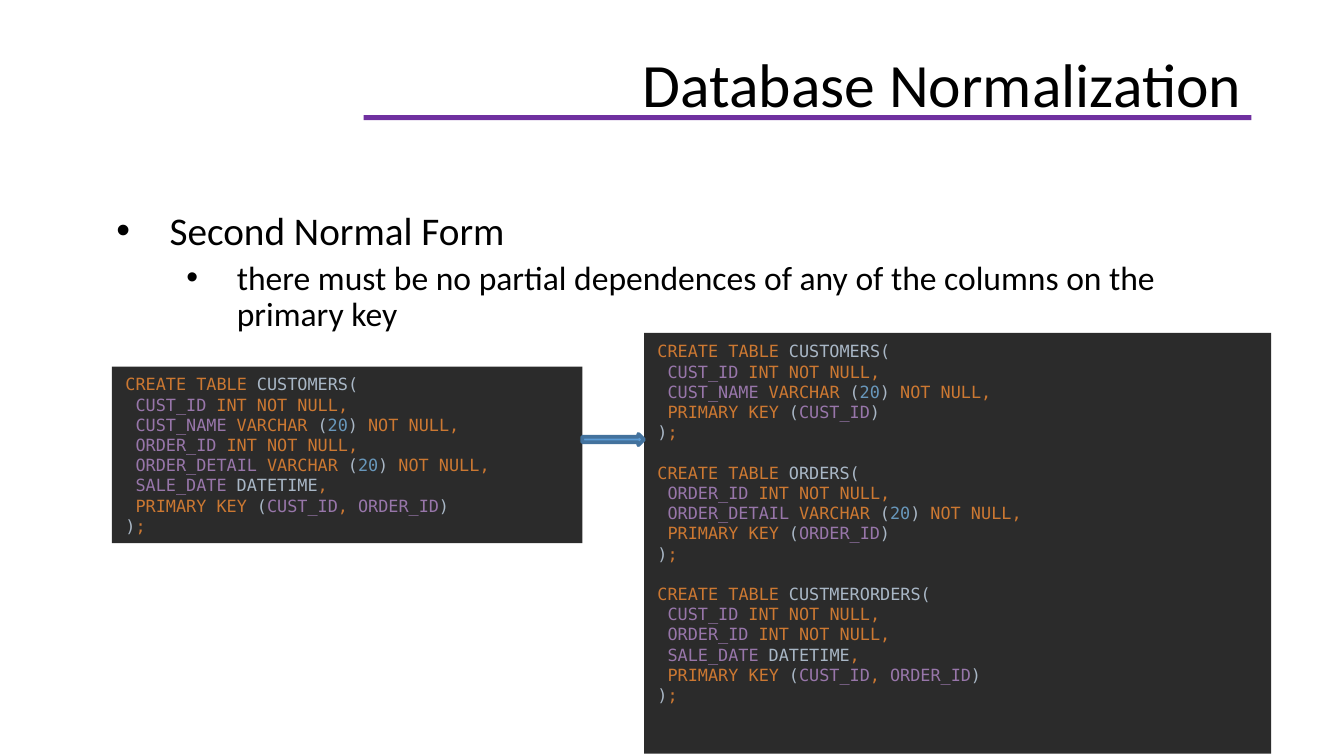
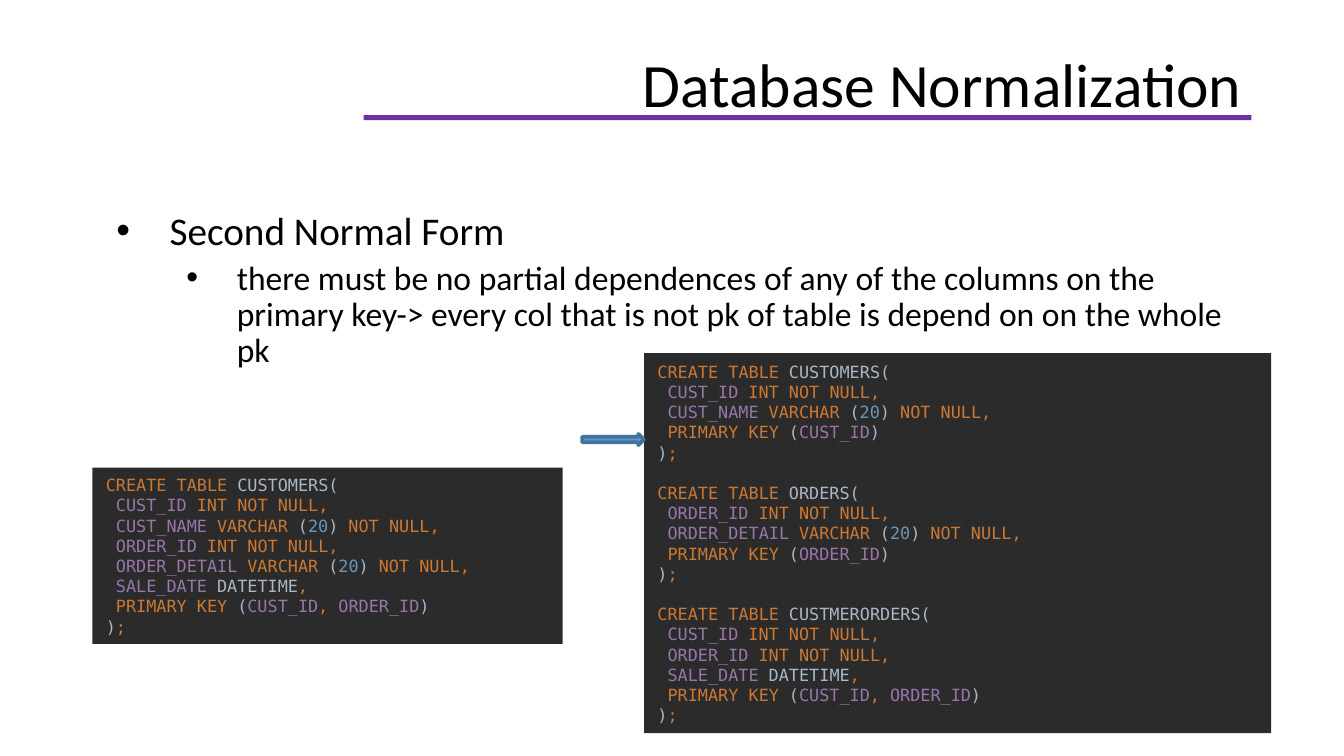
Before and after one commit to helenhash/database-training, a slide deck: slide 39 of database.pptx (slide 28 before the commit). Drawn at 1344x756 pixels with LibreOffice and Linux fonts; fonts in the diff are those of the drawing; background and template pictures are left out. Boxes give left, top, right and bottom in pixels: in the first picture for what was removed or moved away, otherwise in the second. Text is boxed around its words. In the diff, an @@ line names an element or a change of style, - is before the commit and + after.

```diff
--- a/database.pptx
+++ b/database.pptx
@@ text at (x1=237, y1=266, x2=1222, y2=368): text changed @@
-  • there must be no partial dependences of any of the columns on the primary key
+  • there must be no partial dependences of any of the columns on the primary key-> every col that is not pk of table is depend on on the whole pk
@@ rectangle "CREATE TABLE CUSTOMERS( CUST_ID INT ..." resized from (x1=644, y1=333, x2=1271, y2=754) to (x1=644, y1=353, x2=1271, y2=734) @@
@@ rectangle "CREATE TABLE CUSTOMERS( CUST_ID INT ..." moved from (x1=112, y1=367, x2=582, y2=543) to (x1=93, y1=468, x2=563, y2=644) @@
```
Also in this commit, not shown: 6 other slides changed, 12 slides added, 9 other files.
